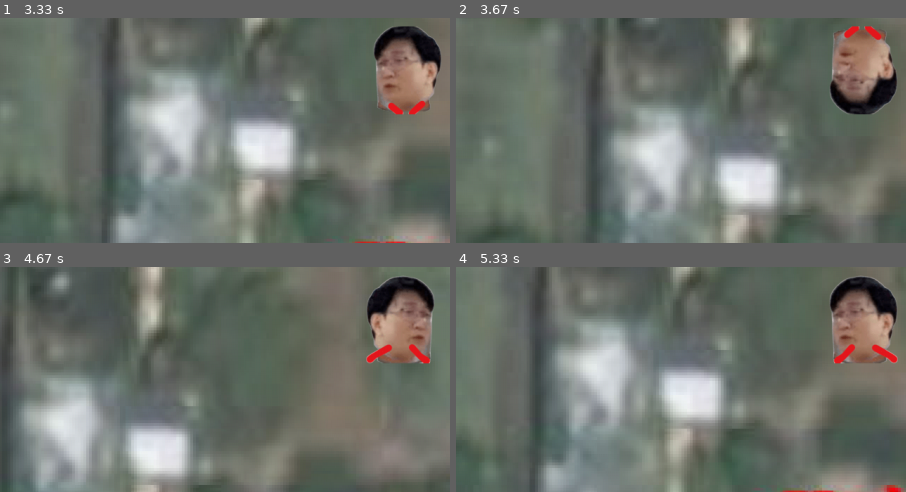
Above: before the commit, frames 1-4 (two rows, left to right).
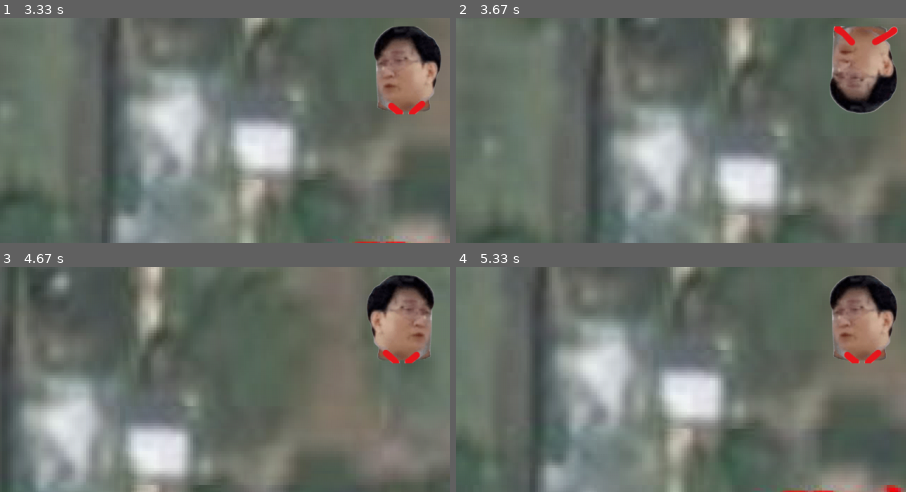
Above: after the commit, the same moments.

Repository: CharlesHsu-noob/fuckUpygame
Game: pygame game, started from charles_noob_practice/object_model.py
Same seed, same stepped clock (60 frames per second), same inputs: the game is played once before the commit and once after it.
Inputs (mouse positions are % of the whole screen's width and height, from its top left):
- Up to frame 1 (3.33 s): click (16, 51) at 0.38 s; hold D 0.67-1.13 s; move the mouse to (46, 54) at 0.7 s; hold A 2.17-2.7 s; hold S 2.73-3.03 s; hold A from 3.07 s (still down)
- Up to frame 2 (3.67 s): release A at 3.47 s; hold W from 3.5 s (still down)
- Up to frame 3 (4.67 s): release W at 3.87 s; hold D 3.9-4.53 s; hold S from 4.57 s (still down)
- Up to frame 4 (5.33 s): release S at 4.93 s; hold A from 4.97 s (still down)
The pictures show only the part of the screen within x 5-55%, y 38-88%; the shares and areas given below are measured in that part.

Frame 1 is identical in both runs. In frame 2, 1.5% of the frame differs, in the area x 83-99%, y 3-44%; in frame 3, 1.5%; in frame 4, 1.5%.

Commit message:
change map move logic

Diff:
--- /dev/null
+++ b/charles_noob_practice/class_practice/1.py
@@ -0,0 +1,13 @@
+list1=[]
+list1.append('a')
+print(list1)
+list1.append('b')
+print(list1)
+list1.append('c')
+print(list1)
+list1.remove('a')
+print(list1)
+list1.remove('b')
+print(list1)
+list1.remove('c')
+print(list1)
--- a/charles_noob_practice/object_model.py
+++ b/charles_noob_practice/object_model.py
@@ -140,6 +140,10 @@
 class characterObject(pg.sprite.Sprite):
     def __init__(self,picture_paths,move_paths,default_center,size):
         super().__init__()
+        self.map_x=0
+        self.map_y=0
+        self.screen_x=w/2
+        self.screen_y=h/2
         self.images = []
         self.moves=[]
         self.move_index=0
@@ -162,7 +166,8 @@
         self.rect=self.image.get_rect(center=default_center)
         self.is_move=False
     def update(self,pressKeyQueue):
-        akey_ispress=False
+        self.move_character=False
+        #akey_ispress=False
         self.is_move=False
         dx=0
         dy=0
@@ -196,26 +201,31 @@
             latest_key = pressKeyQueue[-1] # 獲取列表最後一個元素
 
             if latest_key == pg.K_w:
+                self.map_y-=self.v
                 dy = -self.v
                 self.is_move = True
                 self.flipy = 1
             elif latest_key == pg.K_s:
+                self.map_y+=self.v
                 dy = self.v
                 self.is_move = True
                 self.flipy = 0
             elif latest_key == pg.K_a:
+                self.map_x-=self.v
                 dx = -self.v
                 self.is_move = True
                 self.flipx = 0
             elif latest_key == pg.K_d:
+                self.map_x+=self.v
                 dx = self.v
                 self.is_move = True
                 self.flipx = 1
-        if self.move_index>=3:
+        if self.move_index >= len(self.moves) * 2:
             self.move_index=0
 
         if not self.is_move:
             self.image=pg.transform.flip(self.images[0],self.flipx,self.flipy)
+            self.move_index = 0
         else:
             self.image=pg.transform.flip(self.moves[self.move_index // 2],self.flipx,self.flipy)
             self.move_index+=1
@@ -226,18 +236,18 @@
         super().__init__()
         self.image=pg.transform.scale(pg.image.load(picture_path).convert_alpha(),size)
         self.rect=self.image.get_rect(center=center)
-    def update(self,dx,dy,playerw,playerh):
-        self.rect.x-=dx
+    def update(self):
+        pass# deal in in_game()
+        '''self.rect.x-=dx
         self.rect.y-=dy
-        # 限制地圖的邊界，使其不會移出螢幕範圍 (Clamping)
-        if self.rect.left>w/2-playerw/2:
-            self.rect.left=w/2-playerw/2
-        if self.rect.right<w/2+playerw/2:
-            self.rect.right=w/2+playerw/2
-        if self.rect.top>h/2-playerh/2:
-            self.rect.top=h/2-playerh/2
-        if self.rect.bottom<h/2+playerh/2:
-            self.rect.bottom=h/2+playerh/2
+        if self.rect.top>0:
+            self.rect.top=0
+        elif self.rect.bottom<h:
+            self.rect.bottom=h
+        if self.rect.left>0:
+            self.rect.left=0
+        elif self.rect.right<w:
+            self.rect.right=w'''
 
 mrbeast=moveObject(os.path.join(base_dir, "picture", "MrBeast.png"),(300,550),(200,130),7,False)
 main_menu_sprites.add(mrbeast)
@@ -268,6 +278,8 @@
 ]
 kingnom=characterObject(kingnom_paths,kingnom_move_paths,(w/2,h/2),(110,125))
 #in_game_sprites.add(kingnom)
+kingnom.map_x=4160/2
+kingnom.map_y=3760/2
 
 defaultvol=0.2
 volume_rail=sliderRailObject(os.path.join(base_dir, "picture", "sound_slider", "slider_rail.png"),(w-300,h-30),(300,10))
@@ -309,17 +321,42 @@
     #screen.blit(inGameBg.image,inGameBg.rect)
     in_game_sprites.update()
     kingnom.update(pressKeyQueue)
-    dx,dy=kingnom.distant
-    playerw,playerh=kingnom.rect.size
-    inGameBg.update(dx,dy,playerw,playerh)
-    if inGameBg.rect.top<0:
-        screen.blit(bg,(0,0))
-    elif inGameBg.rect.bottom>h:
-        screen.blit(bg,(0,0))
-    elif inGameBg.rect.left>0:
-        screen.blit(bg,(0,0))
-    elif inGameBg.rect.right<w:
-        screen.blit(bg,(0,0))
+    #2. 將角色的世界座標限制在地圖範圍內
+    map_width, map_height = inGameBg.rect.width, inGameBg.rect.height
+    char_half_w = kingnom.rect.width / 2
+    char_half_h = kingnom.rect.height / 2
+
+    if kingnom.map_x < char_half_w:
+        kingnom.map_x = char_half_w
+    if kingnom.map_x > map_width - char_half_w:
+        kingnom.map_x = map_width - char_half_w
+    if kingnom.map_y < char_half_h:
+        kingnom.map_y = char_half_h
+    if kingnom.map_y > map_height - char_half_h:
+        kingnom.map_y = map_height - char_half_h
+
+    # 3. 根據角色的世界座標計算攝影機的理想位置 (目標是讓角色保持在螢幕中央)
+    camera_x = kingnom.map_x - w / 2
+    camera_y = kingnom.map_y - h / 2
+
+    # 4. 將攝影機限制在地圖邊界內，避免顯示地圖外的黑色區域
+    if camera_x < 0:
+        camera_x = 0
+    if camera_x > map_width - w:
+        camera_x = map_width - w
+    if camera_y < 0:
+        camera_y = 0
+    if camera_y > map_height - h:
+        camera_y = map_height - h
+
+    # 5. 根據攝影機的位置，更新地圖的螢幕位置 (地圖的移動方向與攝影機相反)
+    inGameBg.rect.x = -camera_x
+    inGameBg.rect.y = -camera_y
+
+    # 6. 根據攝影機位置和角色的世界座標，計算角色在螢幕上的最終位置
+    kingnom.rect.centerx = kingnom.map_x - camera_x
+    kingnom.rect.centery = kingnom.map_y - camera_y
+
     screen.blit(inGameBg.image,inGameBg.rect)
     in_game_sprites.draw(screen)
     screen.blit(kingnom.image,kingnom.rect)
Not shown, changed: .gitignore
